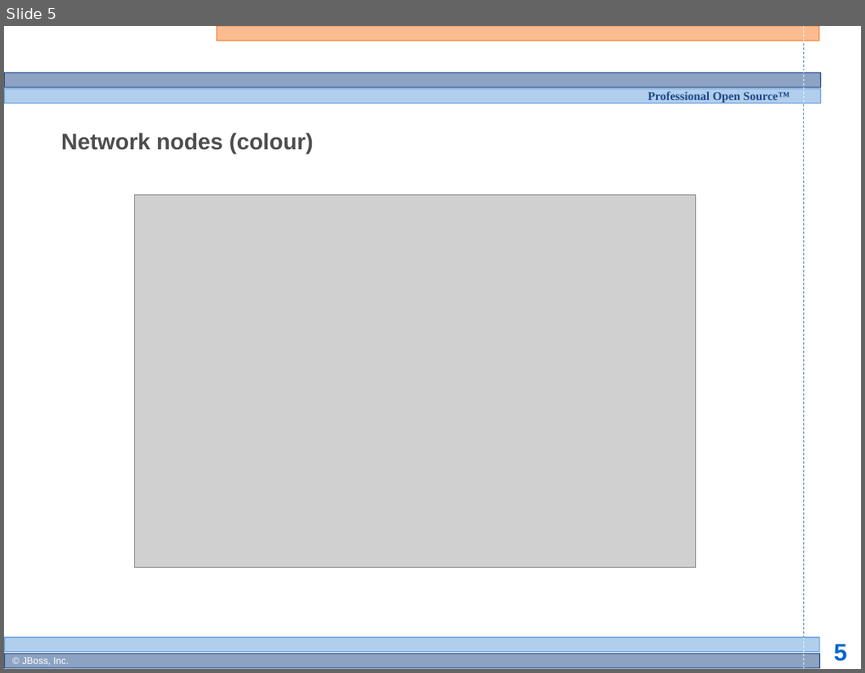
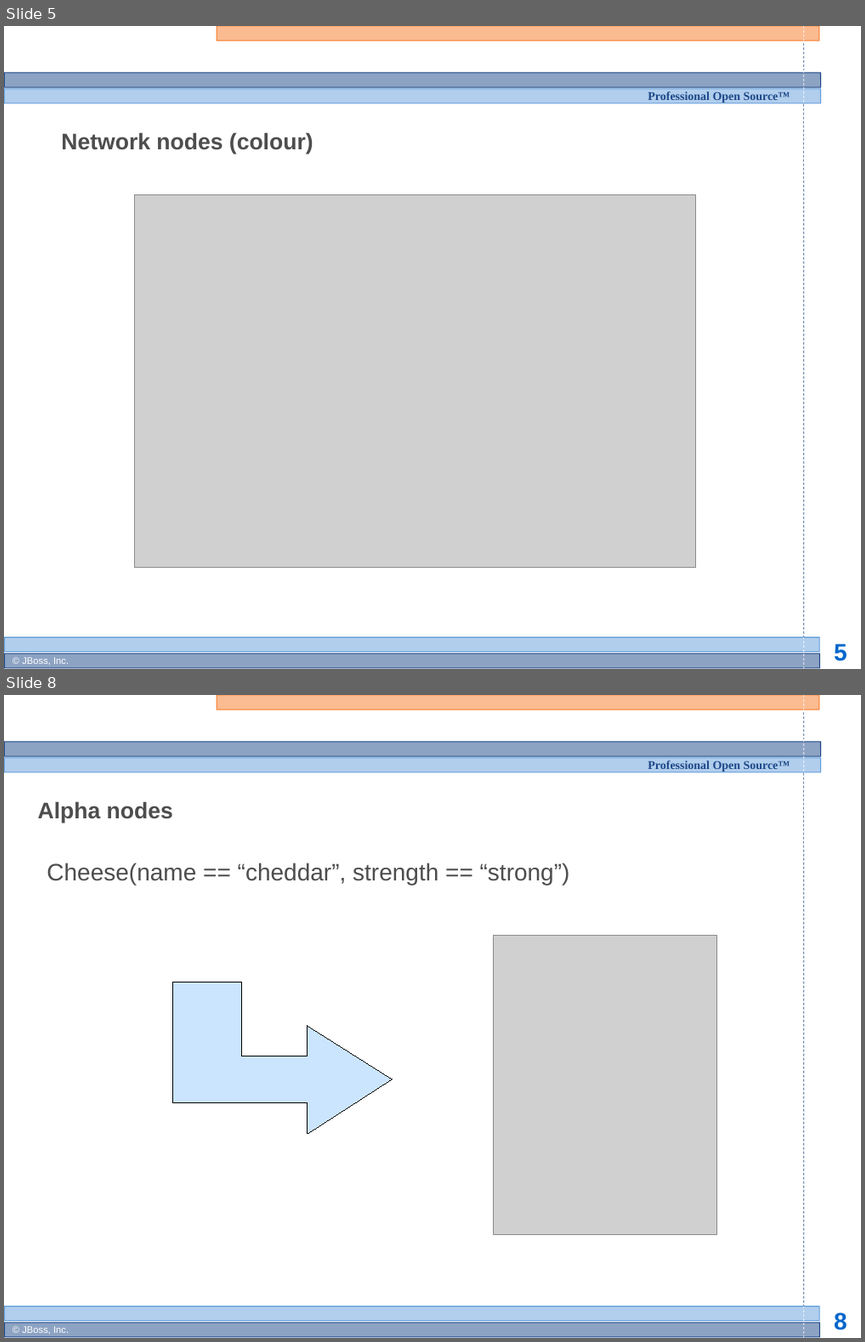
Before and after one commit to bobmcwhirter/drools, a slide deck: documentation/training/developers-course/Module 4 - Rule Engine Concepts 2.odp. Shown one above the other, each under a label of ours: slide 5 before the commit, slides 5 and 8 after it; the slides between them are not shown. The pictures are 865x673 and 865x1342 pixels, drawn with LibreOffice and Linux fonts; fonts in the diff are those of the drawing; grey boxes stand for pictures; background and template pictures are left out. Boxes give left, top, right and bottom in pixels: in the first picture for what was removed or moved away, otherwise in the second. Text is boxed around its words. In the diff, an @@ line names an element or a change of style, - is before the commit and + after.

```diff
--- a/documentation/training/developers-course/Module 4 - Rule Engine Concepts 2.odp
+++ b/documentation/training/developers-course/Module 4 - Rule Engine Concepts 2.odp
@@ slide 8 added at (x1=4, y1=695, x2=861, y2=1338), background #FFFFFF; not listed: 13 template elements that a slide beside it also shows @@
@@ title added at (x1=38, y1=801, x2=173, y2=823), 19 pt, text #4D4D4D, bold @@
+Alpha nodes
@@ subtitle added at (x1=46, y1=862, x2=570, y2=885), 20 pt, text #4D4D4D @@
+Cheese(name == “cheddar”, strength == “strong”)
@@ picture added at (x1=494, y1=935, x2=717, y2=1235) @@
@@ freeform shape added at (x1=173, y1=982, x2=392, y2=1134), fill #99CCFF at 50% opacity, outline #000000 0 pt @@
```
Also in this commit, not shown: 3 other slides added.
